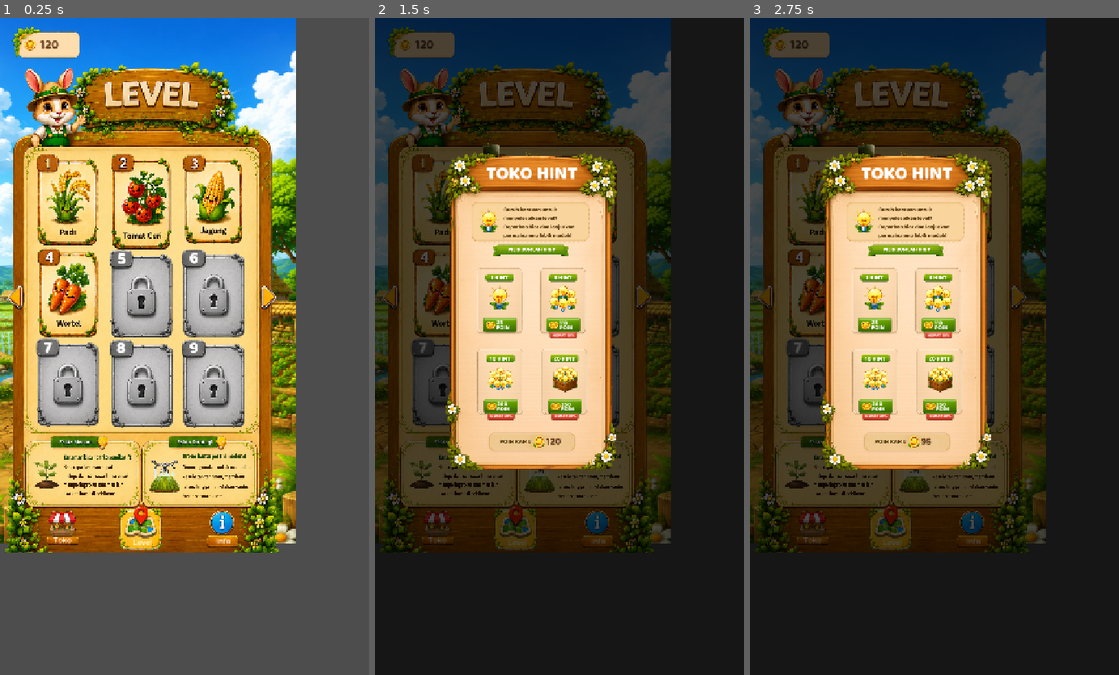
Above: before the commit, frames 1-3 (left to right).
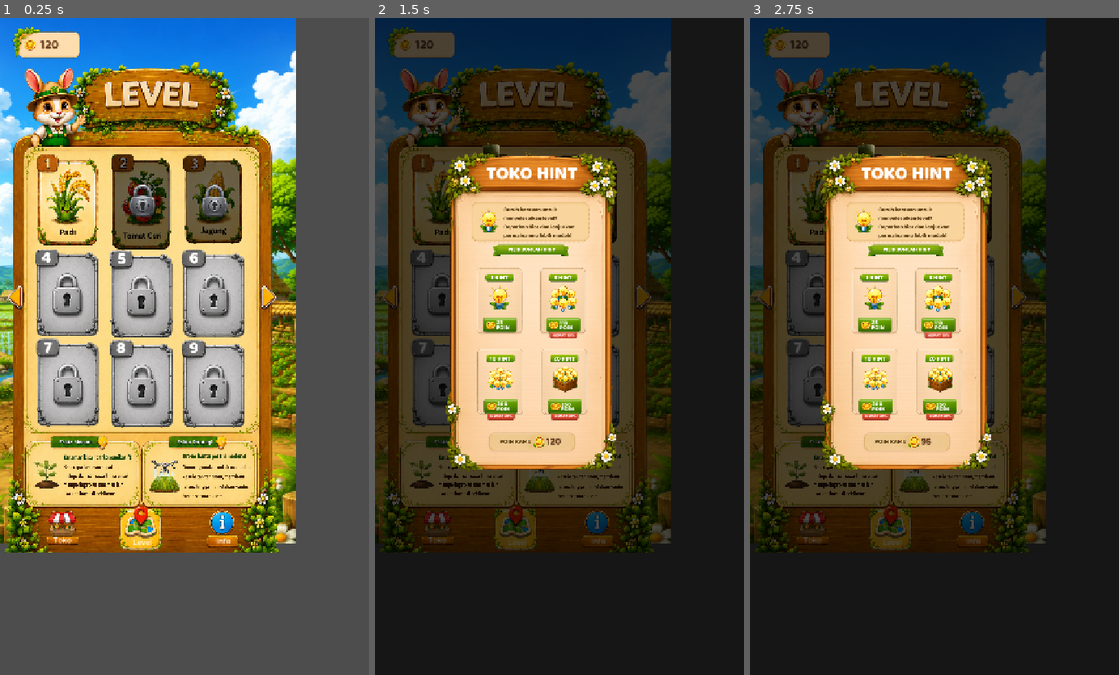
Above: after the commit, the same moments.

Repository: elsa127/agri-defender-game
Game: Godot game, scene res://scenes/level_selection.tscn
Two runs of this game, one before a commit and one after it. Both use one fixed random seed, a clock stepped at 60 frames per second and the inputs below. This scene is started directly instead of the project's main scene.
Inputs (mouse positions are in pixels of both pictures, inside the frame that each line leads up to; where the layout moved, square brackets give the same spot in the first picture):
- Up to frame 1 (0.25 s): no input
- Up to frame 2 (1.5 s): click (448, 300) [441, 293] at 0.5 s; click (437, 523) at 1.25 s
- Up to frame 3 (2.75 s): click (875, 326) at 2 s

The runs differ from the first frame. In frame 1, 6.2% of the frame differs, in the area x 9-66%, y 20-49%; in frame 2, 0.9%; in frame 3, 0.9%.

Commit message:
menambahkan sistem lock unlock level dan gembok ui

Diff:
--- a/scenes/level_selection.gd
+++ b/scenes/level_selection.gd
@@ -15,6 +15,9 @@
 		info_icon.pressed.connect(func(): set_active("info"))
 
 	call_deferred("set_active", "level")
+
+	# Update status gembok/lock level saat scene dimuat
+	update_level_status()
 
 func _get_first_texture_button(group_name):
 	var group = get_node_or_null(group_name)
@@ -107,3 +110,31 @@
 	if has_node("InfoPopup"):
 		$InfoPopup.visible = false
 		print("❌ Pop-up Info ditutup!")
+
+
+# --- SISTEM UPDATE UNLOCK/LOCK LEVEL ---
+func update_level_status() -> void:
+	# Loop mengecek Level 1 sampai 9
+	for i in range(1, 10):
+		# Mencari node tombol kartu level (misal Level1Button, Level2Button, dst)
+		var level_btn = get_node_or_null("Level" + str(i) + "Button")
+
+		# Jika di scene kamu namanya beda (misal Level2Card / Level4Button),
+		# fungsi di bawah ini akan otomatis mencoba mencari alternate name
+		if not level_btn:
+			level_btn = get_node_or_null("Level" + str(i) + "Card")
+
+		if level_btn:
+			var lock_overlay = level_btn.get_node_or_null("LockOverlay")
+			var dark_overlay = level_btn.get_node_or_null("DarkOverlay")
+
+			if i <= GameManager.unlocked_level:
+				# Level Terbuka
+				level_btn.disabled = false
+				if lock_overlay: lock_overlay.visible = false
+				if dark_overlay: dark_overlay.visible = false
+			else:
+				# Level Terkunci
+				level_btn.disabled = true
+				if lock_overlay: lock_overlay.visible = true
+				if dark_overlay: dark_overlay.visible = true
--- a/scenes/level_selection.tscn
+++ b/scenes/level_selection.tscn
@@ -11,8 +11,8 @@
 [ext_resource type="PackedScene" uid="uid://bu2ideuj8juk0" path="res://scenes/toko_hint.tscn" id="9_2wv3l"]
 [ext_resource type="Texture2D" uid="uid://6l1l7xuhlebd" path="res://asset_gambar/gambar_asset_menu/lv_padi.png" id="10_crhqw"]
 [ext_resource type="Texture2D" uid="uid://cwfrn61477upr" path="res://asset_gambar/gambar_asset_menu/lv_tomat.png" id="11_0oihc"]
+[ext_resource type="Texture2D" uid="uid://do8cj1wiv2710" path="res://assets/IconGembok.png" id="11_7jkdw"]
 [ext_resource type="Texture2D" uid="uid://boaow5stikue0" path="res://asset_gambar/gambar_asset_menu/lv_jagung.png" id="12_74jid"]
-[ext_resource type="Texture2D" uid="uid://bhprts6lac7sy" path="res://asset_gambar/gambar_asset_menu/lv_wortel.png" id="13_f5b06"]
 [ext_resource type="FontFile" uid="uid://d4ecrtf4e6pvo" path="res://font/Baloo-Regular.ttf" id="14_0oihc"]
 [ext_resource type="Texture2D" uid="uid://cqyyx63xygbqu" path="res://asset_gambar/gambar_asset_menu/lv_lock.png" id="14_4it42"]
 [ext_resource type="Texture2D" uid="uid://bodr2fs62l1fa" path="res://asset_gambar/gambar_board/poin menu.png" id="15_lwmgr"]
@@ -214,6 +214,7 @@
 stretch_mode = 0
 
 [node name="Level2Button" type="TextureButton" parent="LevelBoard" unique_id=501746593]
+clip_children = 2
 custom_minimum_size = Vector2(75, 90)
 layout_mode = 1
 offset_left = 318.0
@@ -223,7 +224,33 @@
 texture_normal = ExtResource("11_0oihc")
 stretch_mode = 0
 
+[node name="DarkOverlay" type="ColorRect" parent="LevelBoard/Level2Button" unique_id=1481106316]
+layout_mode = 1
+anchors_preset = 15
+anchor_right = 1.0
+anchor_bottom = 1.0
+grow_horizontal = 2
+grow_vertical = 2
+mouse_filter = 2
+color = Color(0, 0, 0, 0.5882353)
+
+[node name="LockOverlay" type="TextureRect" parent="LevelBoard/Level2Button" unique_id=573880969]
+layout_mode = 1
+anchors_preset = 15
+anchor_right = 1.0
+anchor_bottom = 1.0
+offset_left = 1.9999883
+offset_top = -0.5000114
+offset_right = 6.9999847
+offset_bottom = -0.50001526
+grow_horizontal = 2
+grow_vertical = 2
+texture = ExtResource("11_7jkdw")
+expand_mode = 1
+stretch_mode = 5
+
 [node name="Level3Button" type="TextureButton" parent="LevelBoard" unique_id=1539154335]
+clip_children = 2
 layout_mode = 0
 offset_left = 496.0
 offset_top = 213.0
@@ -231,13 +258,45 @@
 offset_bottom = 467.0
 texture_normal = ExtResource("12_74jid")
 
+[node name="DarkOverlay" type="ColorRect" parent="LevelBoard/Level3Button" unique_id=90417328]
+layout_mode = 1
+anchors_preset = 15
+anchor_right = 1.0
+anchor_bottom = 1.0
+grow_horizontal = 2
+grow_vertical = 2
+mouse_filter = 2
+color = Color(0, 0, 0, 0.5882353)
+
+[node name="LockOverlay" type="TextureRect" parent="LevelBoard/Level3Button" unique_id=1257484359]
+layout_mode = 1
+anchors_preset = 15
+anchor_right = 1.0
+anchor_bottom = 1.0
+offset_right = 5.0
+grow_horizontal = 2
+grow_vertical = 2
+texture = ExtResource("11_7jkdw")
+expand_mode = 1
+stretch_mode = 5
+
 [node name="Level4Button" type="TextureButton" parent="LevelBoard" unique_id=1073677810]
 layout_mode = 0
-offset_left = 132.0
-offset_top = 433.0
-offset_right = 331.0
-offset_bottom = 698.0
-texture_normal = ExtResource("13_f5b06")
+offset_left = 147.0
+offset_top = 450.5
+offset_right = 346.0
+offset_bottom = 715.5
+texture_normal = ExtResource("14_4it42")
+
+[node name="TextLevel" type="Label" parent="LevelBoard/Level4Button" unique_id=1441486455]
+layout_mode = 0
+offset_left = 24.25
+offset_top = -2.9999924
+offset_right = 64.25
+offset_bottom = 60.000008
+theme_override_fonts/font = ExtResource("14_0oihc")
+theme_override_font_sizes/font_size = 40
+text = "4"
 
 [node name="Level5Button" type="TextureButton" parent="LevelBoard" unique_id=1226139307]
 layout_mode = 0
--- a/scripts/GameManager.gd
+++ b/scripts/GameManager.gd
@@ -20,3 +20,11 @@
 		return true # Berhasil
 	else:
 		return false # Gagal (poin tidak cukup)
+
+# --- SISTEM LEVEL UNLOCK/LOCK ---
+var unlocked_level: int = 1
+
+func complete_level(current_level: int) -> void:
+	if current_level >= unlocked_level:
+		unlocked_level = current_level + 1
+		print("🎉 Level baru terbuka! Level aktif sekarang:", unlocked_level)
Binary file added: assets/IconGembok.png
Not shown, added: assets/IconGembok.png.import
